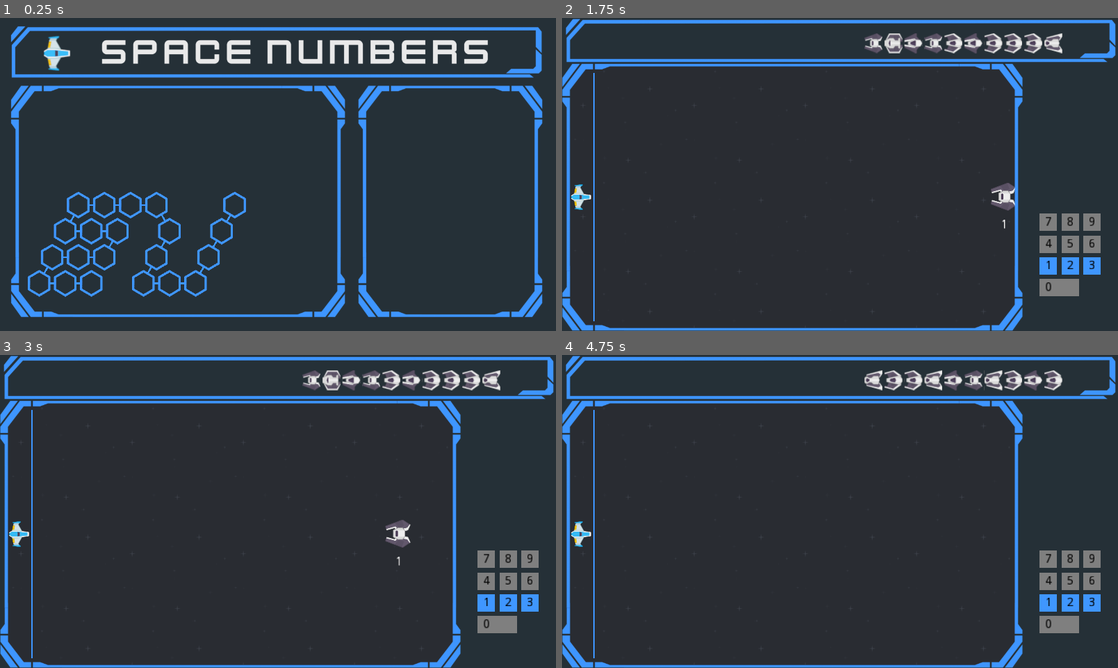
Above: before the commit, frames 1-4 (two rows, left to right).
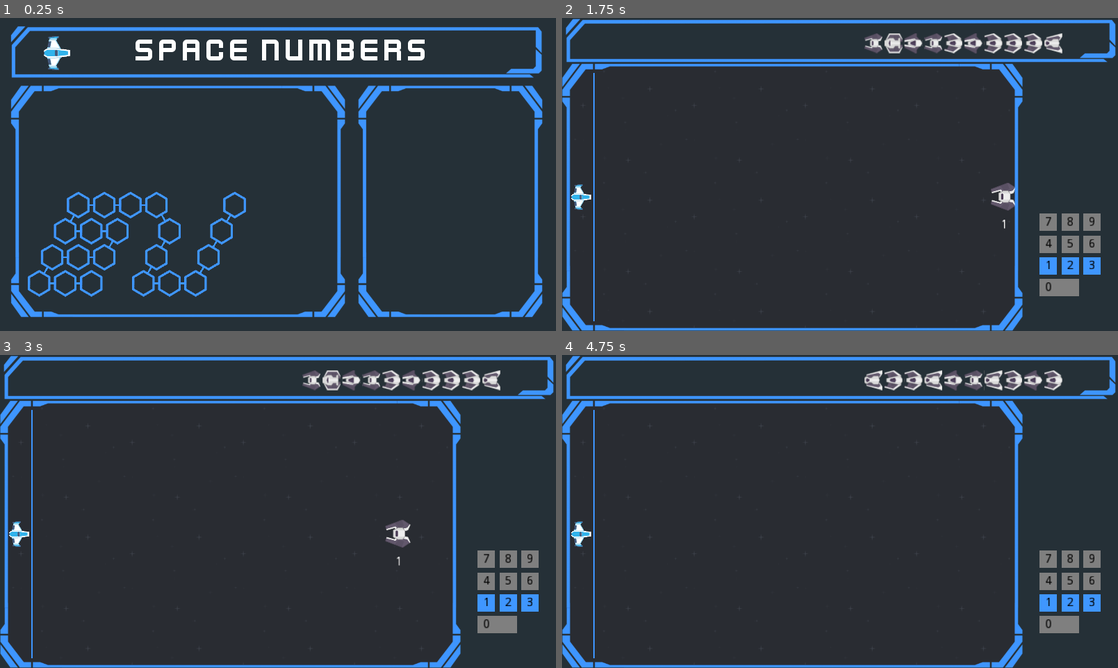
Above: after the commit, the same moments.

Repository: PKlimo/SpaceNumbers
Game: Godot game, scene res://TitleScreen.tscn
Two runs of this game, one before a commit and one after it. Both use one fixed random seed, a clock stepped at 60 frames per second and the inputs below.
Inputs (mouse positions are in pixels of both pictures, inside the frame that each line leads up to):
- Up to frame 1 (0.25 s): no input
- Up to frame 2 (1.75 s): tap Enter at 0.5 s; move the mouse to (650, 284) at 0.52 s; hold Right (ui_right) 0.53-1.28 s; click (650, 284) at 0.67 s; tap Space at 0.77, 1.25, 1.52 s; move the mouse to (728, 190) at 1.27 s; hold Down (ui_down) from 1.28 s (still down); click (728, 190) at 1.42 s
- Up to frame 3 (3 s): move the mouse to (333, 442) at 2.02 s; release Down (ui_down) at 2.03 s; hold Right (ui_right) 2.03-2.78 s; click (333, 442) at 2.17 s; move the mouse to (250, 574) at 2.77 s; hold Up (ui_up) from 2.78 s (still down); click (250, 574) at 2.92 s
- Up to frame 4 (4.75 s): tap Space at 3.02, 3.77, 4.52 s; tap Enter at 3.5 s; move the mouse to (1006, 558) at 3.52 s; release Up (ui_up) at 3.53 s; hold Left (ui_left) from 3.53 s (still down); click (1006, 558) at 3.67 s; tap Escape at 4.15 s; move the mouse to (628, 621) at 4.27 s; click (628, 621) at 4.42 s

The runs differ from the first frame. In frame 1, 3.1% of the frame differs, in the area x 7-88%, y 5-17%; in frame 2, less than 0.1%; in frame 3, less than 0.1%; in frame 4, less than 0.1%.

Commit message:
bug fixes and gitignore file
Signed-off-by: pklimo <pklimo@gmail.com>

Diff:
--- a/Assets/fonts/thin_54.tres
+++ b/Assets/fonts/thin_54.tres
@@ -1,7 +1,8 @@
 [gd_resource type="DynamicFont" load_steps=2 format=2]
 
-[ext_resource path="res://Assets/fonts/kenvector_future_thin.ttf" type="DynamicFontData" id=1]
+[sub_resource type="DynamicFontData" id=1]
+font_path = "res://Assets/fonts/kenvector_future_thin.ttf"
 
 [resource]
 size = 54
-font_data = ExtResource( 1 )
+font_data = SubResource( 1 )
--- /dev/null
+++ b/Assets/fonts/thin_78.tres
@@ -0,0 +1,7 @@
+[gd_resource type="DynamicFont" load_steps=2 format=2]
+
+[ext_resource path="res://Assets/fonts/kenvector_future_thin.ttf" type="DynamicFontData" id=1]
+
+[resource]
+size = 78
+font_data = ExtResource( 1 )
--- a/Level.tscn
+++ b/Level.tscn
@@ -1,7 +1,7 @@
 [gd_scene load_steps=11 format=2]
 
 [ext_resource path="res://scripts/game/TitleScreen/Level.gd" type="Script" id=1]
-[ext_resource path="res://Assets/hexagon.png" type="Texture" id=2]
+[ext_resource path="res://Assets/pictures/game_ui/hexagon.png" type="Texture" id=2]
 [ext_resource path="res://Assets/pictures/items/bold_silver.png" type="Texture" id=3]
 [ext_resource path="res://Assets/fonts/thin_54.tres" type="DynamicFont" id=4]
 [ext_resource path="res://Assets/pictures/enemies/enemyBlack1_r.png" type="Texture" id=5]
--- a/TitleScreen.tscn
+++ b/TitleScreen.tscn
@@ -1,9 +1,11 @@
-[gd_scene load_steps=5 format=2]
+[gd_scene load_steps=7 format=2]
 
 [ext_resource path="res://Assets/title_screen.png" type="Texture" id=1]
 [ext_resource path="res://Assets/title_screen_temp.png" type="Texture" id=2]
 [ext_resource path="res://Level.tscn" type="PackedScene" id=3]
 [ext_resource path="res://scripts/game/TitleScreen/TitleScreen.gd" type="Script" id=4]
+[ext_resource path="res://Assets/pictures/player/playerShip1_blue_r.png" type="Texture" id=5]
+[ext_resource path="res://Assets/fonts/thin_78.tres" type="DynamicFont" id=6]
 
 [node name="TitleScreen" type="Node2D"]
 script = ExtResource( 4 )
@@ -13,6 +15,25 @@
 margin_bottom = 720.0
 mouse_filter = 2
 texture = ExtResource( 1 )
+__meta__ = {
+"_edit_use_anchors_": false
+}
+
+[node name="PlayerShip" type="TextureRect" parent="Background"]
+margin_left = 101.0
+margin_top = 41.0
+margin_right = 176.0
+margin_bottom = 140.0
+rect_scale = Vector2( 0.8, 0.8 )
+texture = ExtResource( 5 )
+
+[node name="Nadpis" type="Label" parent="Background"]
+margin_left = 312.0
+margin_top = 31.0
+margin_right = 788.0
+margin_bottom = 93.0
+custom_fonts/font = ExtResource( 6 )
+text = "Space numbers"
 __meta__ = {
 "_edit_use_anchors_": false
 }
--- a/World.tscn
+++ b/World.tscn
@@ -1,6 +1,6 @@
 [gd_scene load_steps=22 format=2]
 
-[ext_resource path="res://Assets/background_blue.png" type="Texture" id=1]
+[ext_resource path="res://Assets/pictures/game_ui/space_background_blue.png" type="Texture" id=1]
 [ext_resource path="res://Wave.tscn" type="PackedScene" id=2]
 [ext_resource path="res://Assets/pictures/player/playerShip1_blue_r.png" type="Texture" id=3]
 [ext_resource path="res://scripts/game/Space/World.gd" type="Script" id=4]
--- a/screen.tscn
+++ b/screen.tscn
@@ -1,6 +1,6 @@
 [gd_scene load_steps=14 format=2]
 
-[ext_resource path="res://Assets/screen_bg.png" type="Texture" id=1]
+[ext_resource path="res://Assets/pictures/game_ui/space_screen_bg.png" type="Texture" id=1]
 [ext_resource path="res://World.tscn" type="PackedScene" id=2]
 [ext_resource path="res://scripts/game/Space/screen.gd" type="Script" id=3]
 [ext_resource path="res://Assets/fonts/thin_54.tres" type="DynamicFont" id=4]
--- a/scripts/game/Space/World.gd
+++ b/scripts/game/Space/World.gd
@@ -22,12 +22,20 @@
 		if get_tree().change_scene("res://TitleScreen.tscn") != OK:
 			print("Error loading scene res://TitleScreen.tscn")
 
+func any_visible_enemies():
+	for i in $Level.get_children():
+		if i.visible == true:
+			return true
+	return false
+
 func _on_screen_keypad(key):
 	# print(get_node("Level").sollution)
 	# print(key)
 	if $Level.sollution.size() == 0:
 		return
 	if not get_node("../Keyboard").allowed(key):
+		return
+	if not any_visible_enemies():
 		return
 	get_node("../Keyboard").high(key)
 	if get_node("Level").sollution[0] == key:
--- a/scripts/objects/Item.gd
+++ b/scripts/objects/Item.gd
@@ -1,7 +1,8 @@
 extends Area2D
 
 func _ready():
-	connect("body_entered", self, "_on_Item_body_entered")
+	if connect("body_entered", self, "_on_Item_body_entered") != OK:
+		print("Error connecting signal on_Item_body_entered")
 	randomize()
 	$Sprite.set_texture(load("res://Assets/pictures/items/powerupYellow" + str(randi() % 4 ) + ".png"))
 
--- a/scripts/objects/Laser.gd
+++ b/scripts/objects/Laser.gd
@@ -14,14 +14,12 @@
 		to = toA - Vector2(50,0) # korekcia, laser sa zastavi pred stitom
 	else:
 		to = toA
-	_draw()
-	update()
 
+	update() # draw laser
 	yield(get_tree().create_timer(0.3), "timeout")
+	to = null
+	update() # remove laser by setting to to null and calling _draw() via update()
 
-	to = null
-	_draw()
-	update()
 	get_node("shield").visible = false
 
 func _draw():
--- a/scripts/objects/PlayerShip.gd
+++ b/scripts/objects/PlayerShip.gd
@@ -15,5 +15,5 @@
 	direction = direction.normalized() * speed
 
 	if can_move:
-		move_and_slide(direction)
+		direction = move_and_slide(direction)
 		get_node("Sprite").global_rotation = look_direction.angle()
Not shown, removed: Assets/hexagon.png.import
Binary file removed: Assets/hexagon_filled.png
Not shown, removed: Assets/hexagon_filled.png.import
Renamed: Assets/hexagon.png -> Assets/pictures/game_ui/hexagon.png
Not shown, changed: Assets/pictures/game_ui/hexagon.png.import
Renamed: Assets/background_blue.png -> Assets/pictures/game_ui/space_background_blue.png
Not shown, changed: Assets/pictures/game_ui/space_background_blue.png.import
Renamed: Assets/screen_bg.png -> Assets/pictures/game_ui/space_screen_bg.png
Not shown, changed: Assets/pictures/game_ui/space_screen_bg.png.import
Binary file changed: Assets/pictures/player/playerShip1_blue_r.ico
Binary file changed: Assets/pictures/player/playerShip1_blue_r.png
Binary file removed: Assets/screen.png0001.png
(and 4 more such lines)
